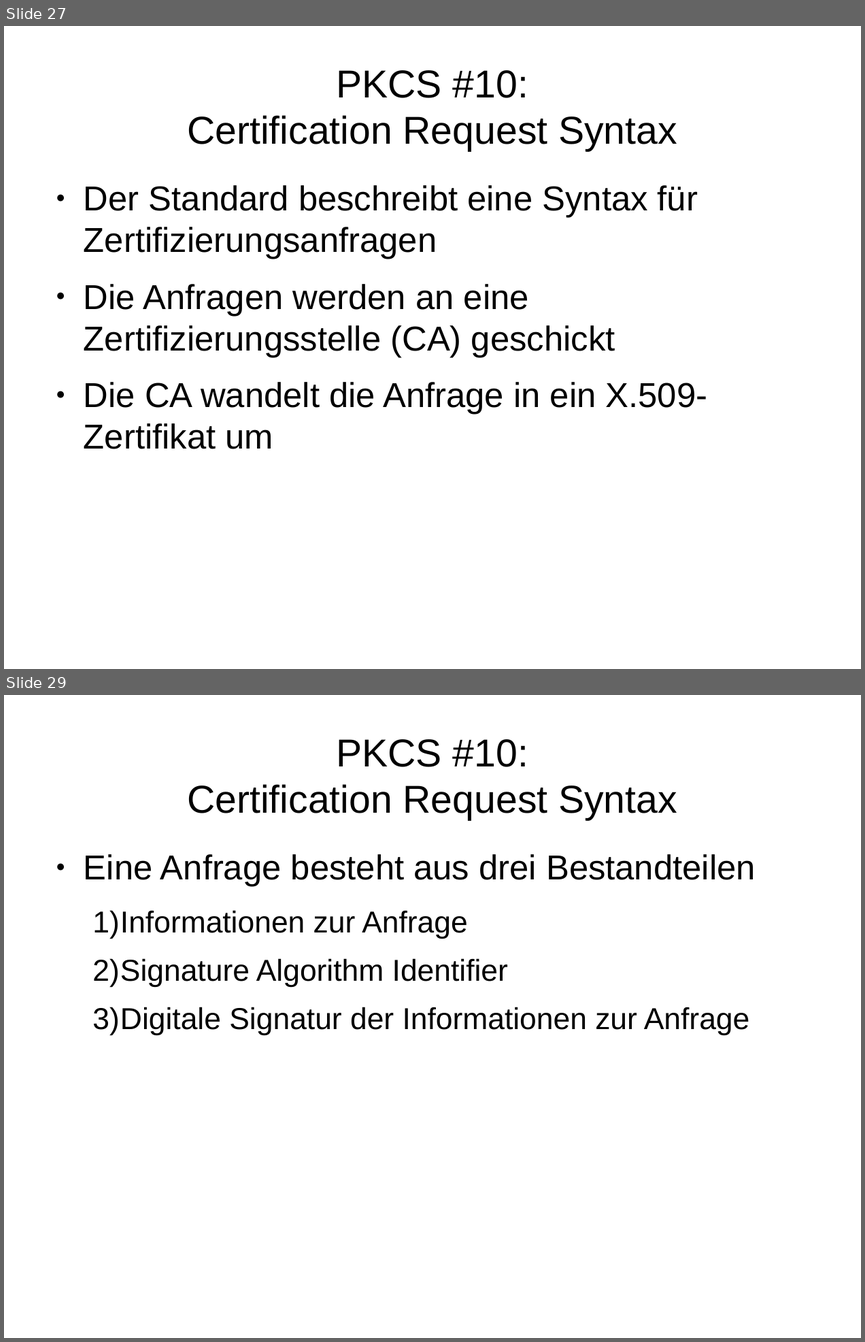
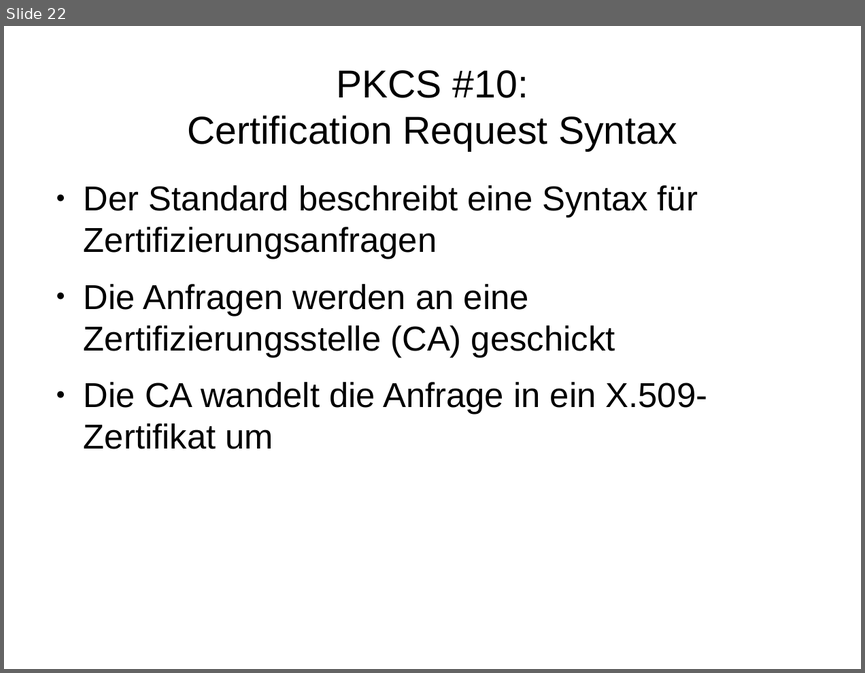
Before and after one commit to FFHS-Inf-2010-students/sa-krypt, a slide deck: pres/praesentation_0.2.odp. Shown one above the other, each under a label of ours: slides 27 and 29 before the commit, slide 22 after it; the slides between them are not shown. The pictures are 865x1342 and 865x673 pixels, drawn with LibreOffice and Linux fonts; fonts in the diff are those of the drawing. Boxes give left, top, right and bottom in pixels: in the first picture for what was removed or moved away, otherwise in the second. Text is boxed around its words. In the diff, an @@ line names an element or a change of style, - is before the commit and + after.

Commit message:
PKCS 6, 10 und 11 gekürzt
Habe meine Themen (6, 10, 11) auf je 4 Slides pro Thema gekürzt.

```diff
--- a/pres/praesentation_0.2.odp
+++ b/pres/praesentation_0.2.odp
@@ slide 29 removed at (4, 695, 861, 1338), background #FFFFFF @@
@@ title removed at (187, 739, 677, 820) @@
-PKCS #10:
-Certification Request Syntax
@@ text removed at (84, 854, 755, 1036) @@
-● Eine Anfrage besteht aus drei Bestandteilen
-  1) Informationen zur Anfrage
-  2) Signature Algorithm Identifier
-  3) Digitale Signatur der Informationen zur Anfrage
@@ what was slide 27 is now slide 22 @@
```
Also in this commit, not shown: 43 other slides changed, 10 other slides removed.
